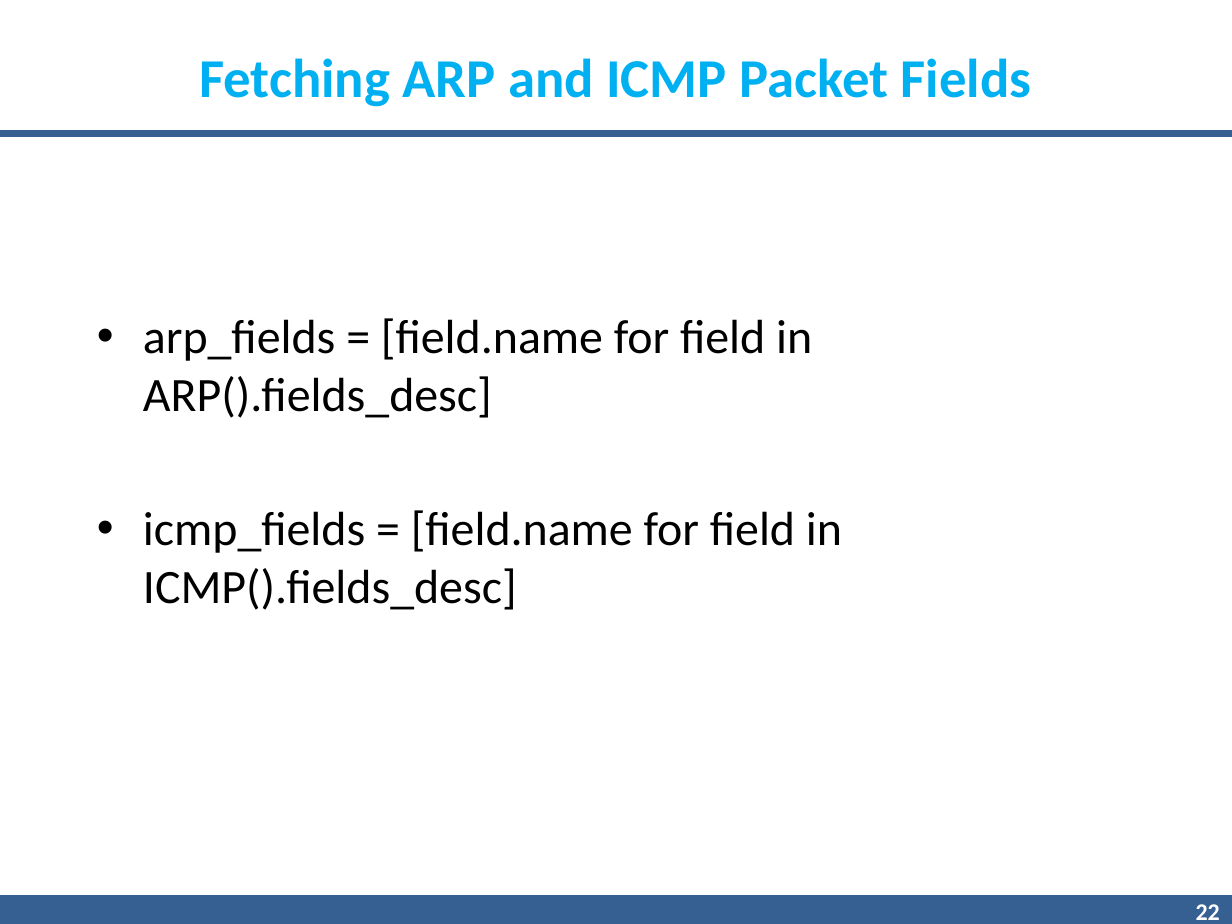
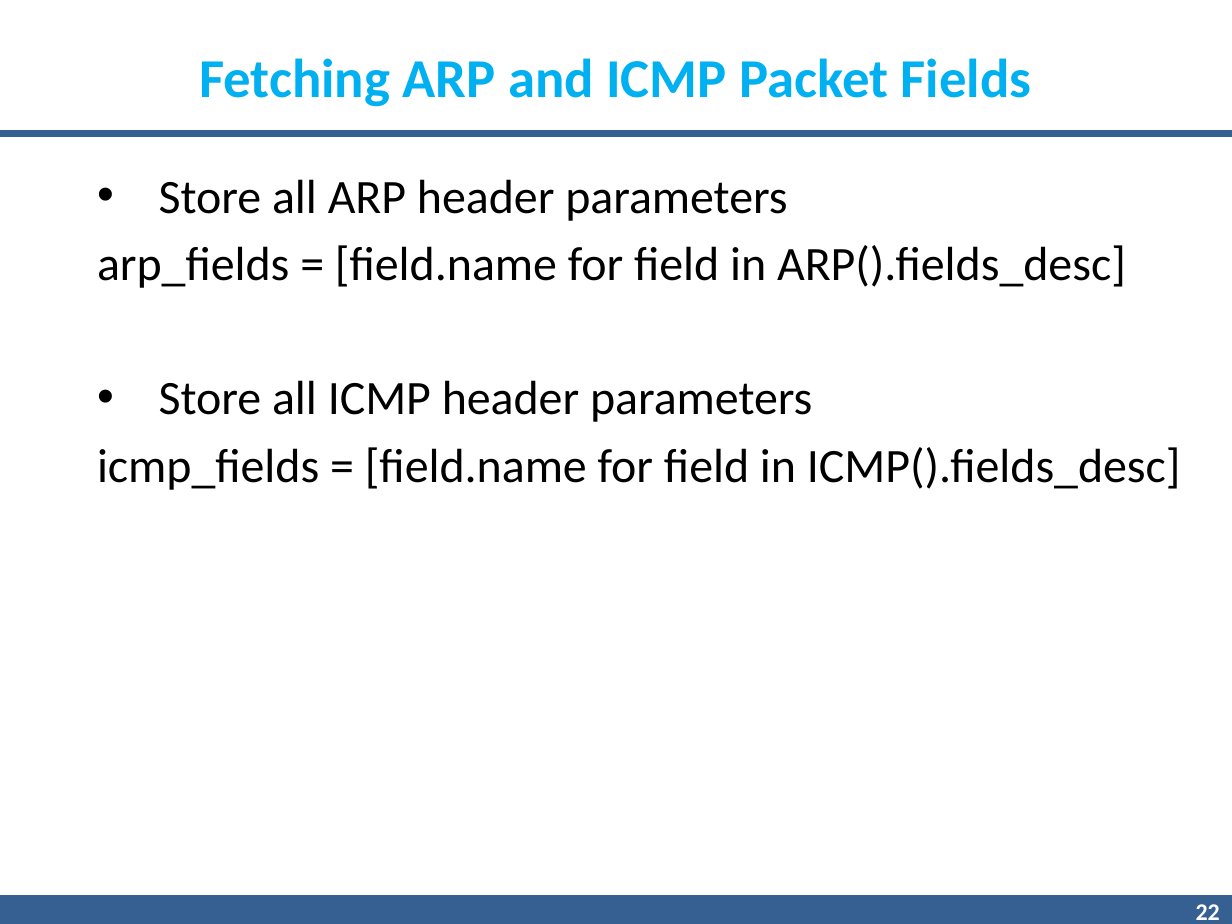
Before and after one commit to gnnain/Pcap_Reader, a slide deck: slide 22 of 7.pptx. Drawn at 1232x924 pixels with LibreOffice and Linux fonts; fonts in the diff are those of the drawing; background and template pictures are left out. Boxes give left, top, right and bottom in pixels: in the first picture for what was removed or moved away, otherwise in the second. Text is boxed around its words. In the diff, an @@ line names an element or a change of style, - is before the commit and + after.

```diff
--- a/7.pptx
+++ b/7.pptx
@@ text "Store all ARP header parameters": place and size @@
-text "Store all ARP header parameters" at <box>143,318,842,610</box>
+text "Store all ARP header parameters" at <box>97,179,1181,490</box>
@@ text at <box>159,179,787,221</box>: paragraph added @@
+• Store all ARP header parameters
@@ text at <box>97,245,1181,490</box>: bullet • to none @@
@@ text at <box>159,380,812,422</box>: paragraph added @@
+• Store all ICMP header parameters
```
Also in this commit, not shown: 14 other slides changed, 6 slides added, 4 slides removed.
